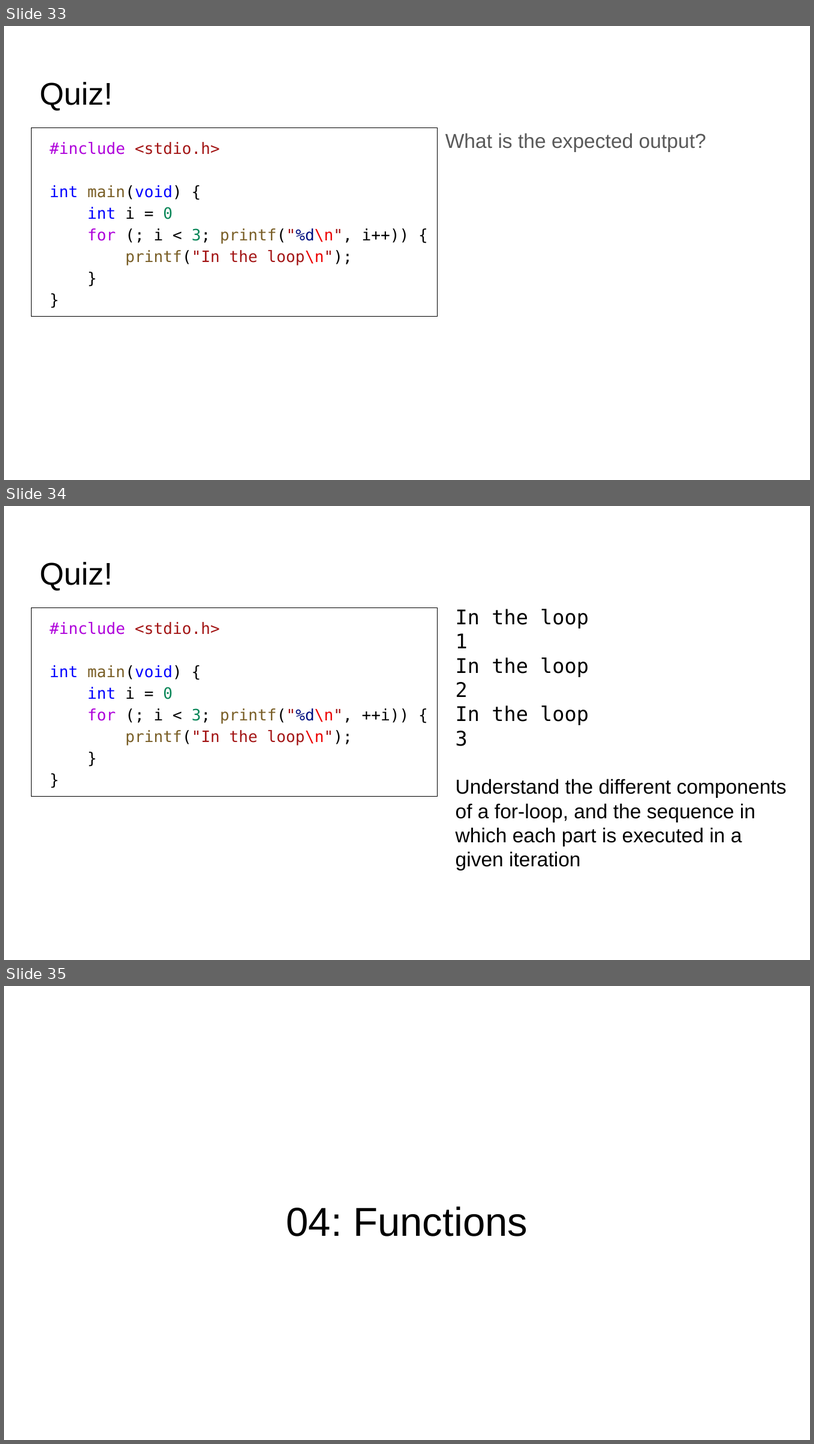
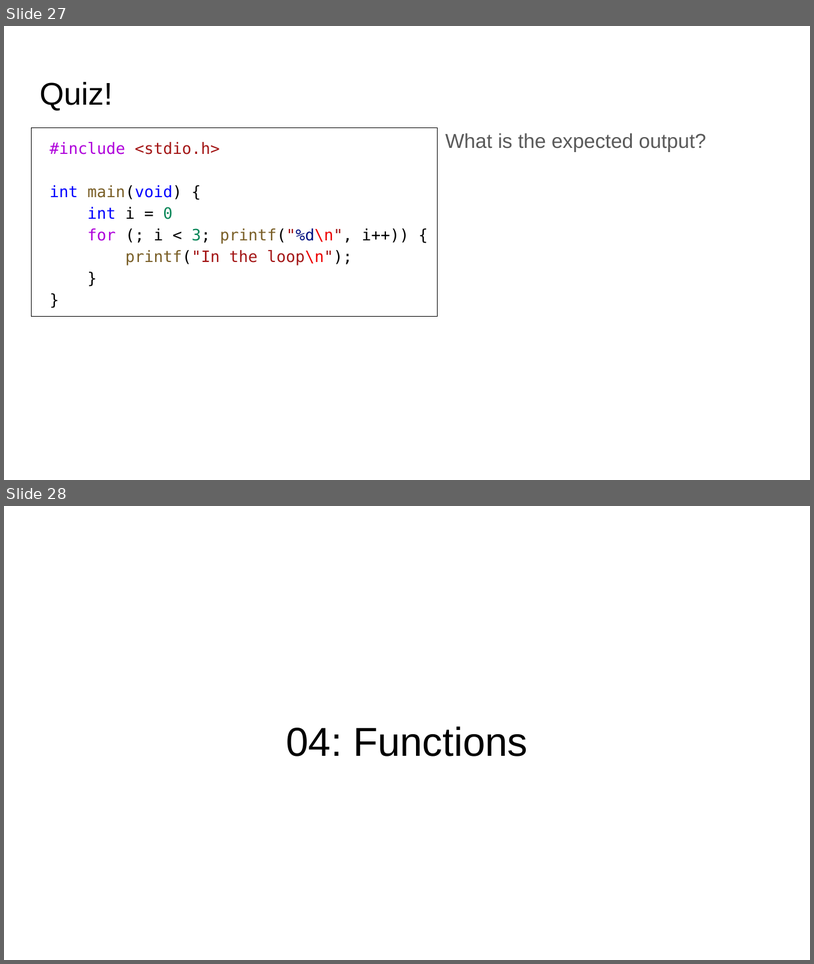
Before and after one commit to CA-run-2021-2022/CS101-code-clinic-1, a slide deck: Slides.pptx. Shown one above the other, each under a label of ours: slides 33, 34 and 35 before the commit, slides 27 and 28 after it. The pictures are 814x1444 and 814x964 pixels, drawn with LibreOffice and Linux fonts; fonts in the diff are those of the drawing. Boxes give left, top, right and bottom in pixels: in the first picture for what was removed or moved away, otherwise in the second. Text is boxed around its words. In the diff, an @@ line names an element or a change of style, - is before the commit and + after.

```diff
--- a/Slides.pptx
+++ b/Slides.pptx
@@ slide 34 removed at (4, 506, 810, 960), background #FFFFFF @@
@@ title removed at (39, 562, 113, 591) @@
-Quiz!
@@ text removed at (32, 607, 438, 796) @@
-#include <stdio.h>
-int main(void) {
-int i = 0
-for (; i < 3; printf("%d\n", ++i)) {
-printf("In the loop\n");
-}
-}
@@ text removed at (456, 609, 787, 870) @@
-In the loop
-1
-In the loop
-2
-In the loop
-3
-Understand the different components of a for-loop, and the sequence in which each part is executed in a given iteration
@@ what was slide 33 is now slide 27 @@
@@ what was slide 35 is now slide 28 @@
```
Also in this commit, not shown: 8 other slides removed.
